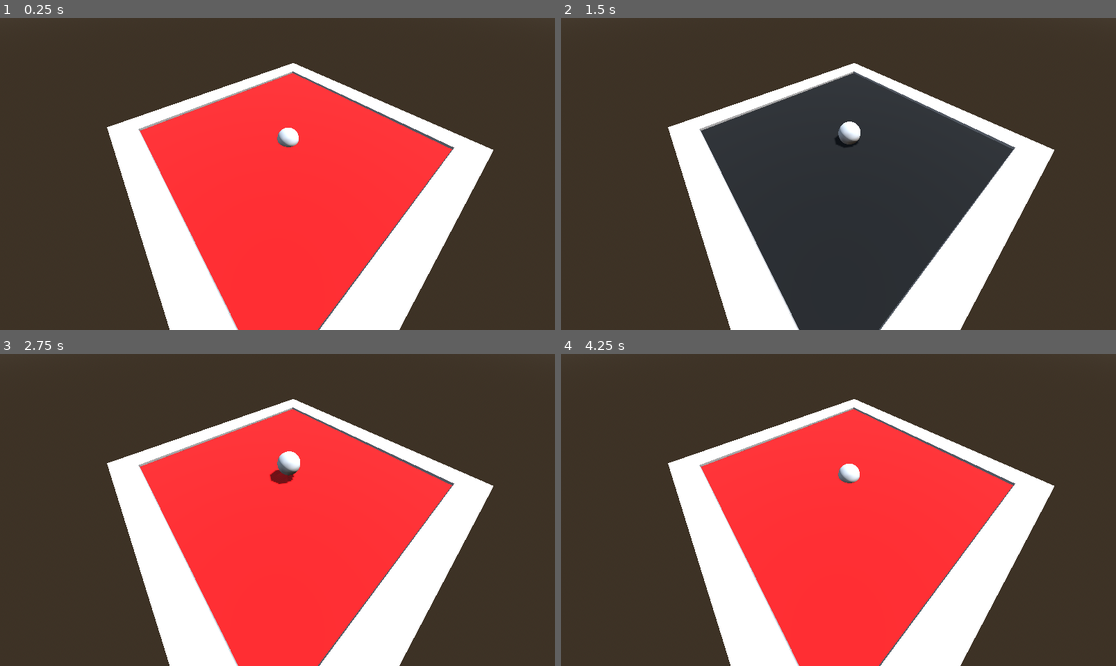
Above: before the commit, frames 1-4 (two rows, left to right).
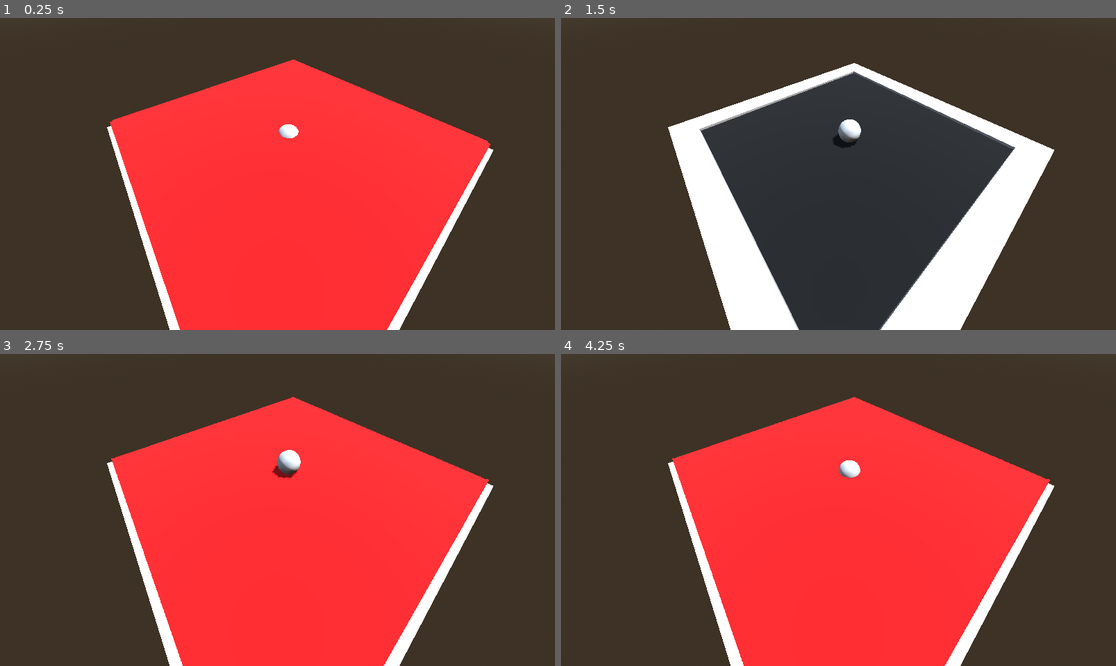
Above: after the commit, the same moments.

Repository: ColinNeary/WaterDemo
Game: Godot game, scene res://Scenes/main.tscn
The game is run twice, just before and just after one commit, with the same random seed, the same clock (stepped at 60 frames per second) and the same inputs.
Inputs:
- Up to frame 1 (0.25 s): no input
- Up to frame 2 (1.5 s): no input
- Up to frame 3 (2.75 s): no input
- Up to frame 4 (4.25 s): no input

The runs differ from the first frame. In frame 1, 14% of the frame differs, in the area x 19-89%, y 13-100%; in frame 2, 0.1%; in frame 3, 13%; in frame 4, 13%.

Commit message:
vertex shader working

Diff:
--- a/Scenes/main.tres
+++ b/Scenes/main.tres
@@ -60,8 +60,8 @@
 nodes/vertex/11/node = SubResource("VisualShaderNodeInput_iv8hc")
 nodes/vertex/11/position = Vector2(506.66666, 106.666664)
 nodes/vertex/12/node = SubResource("VisualShaderNodeParameterRef_bqqry")
-nodes/vertex/12/position = Vector2(-306.66666, 386.66666)
-nodes/vertex/connections = PackedInt32Array(2, 0, 4, 0, 6, 0, 7, 1, 4, 1, 7, 0, 7, 0, 8, 1, 9, 0, 8, 0, 8, 0, 10, 1, 11, 0, 10, 0, 12, 0, 4, 2)
+nodes/vertex/12/position = Vector2(-234.07677, 472.93057)
+nodes/vertex/connections = PackedInt32Array(2, 0, 4, 0, 6, 0, 7, 1, 4, 1, 7, 0, 7, 0, 8, 1, 9, 0, 8, 0, 8, 0, 10, 1, 11, 0, 10, 0, 10, 0, 0, 0, 12, 0, 4, 2)
 nodes/fragment/0/position = Vector2(266.66666, 346.66666)
 nodes/fragment/2/node = SubResource("VisualShaderNodeTexture_bqqry")
 nodes/fragment/2/position = Vector2(-200, 320)
--- a/Scenes/main.tscn
+++ b/Scenes/main.tscn
@@ -42,6 +42,7 @@
 render_priority = 0
 shader = ExtResource("2_bo1nx")
 shader_parameter/simulation = SubResource("ViewportTexture_bo1nx")
+shader_parameter/amplitude = 0.5
 
 [sub_resource type="PlaneMesh" id="PlaneMesh_kry3j"]
 material = SubResource("ShaderMaterial_jjvhh")
@@ -75,7 +76,7 @@
 "times": PackedFloat32Array(0, 1, 2),
 "transitions": PackedFloat32Array(1, 1, 1),
 "update": 0,
-"values": [Vector3(0, 2, 0), Vector3(0, -0.5, 0), Vector3(0, 2, 0)]
+"values": [Vector3(0, 2, 0), Vector3(0, 0, 0), Vector3(0, 2, 0)]
 }
 
 [sub_resource type="Animation" id="Animation_8gbba"]
